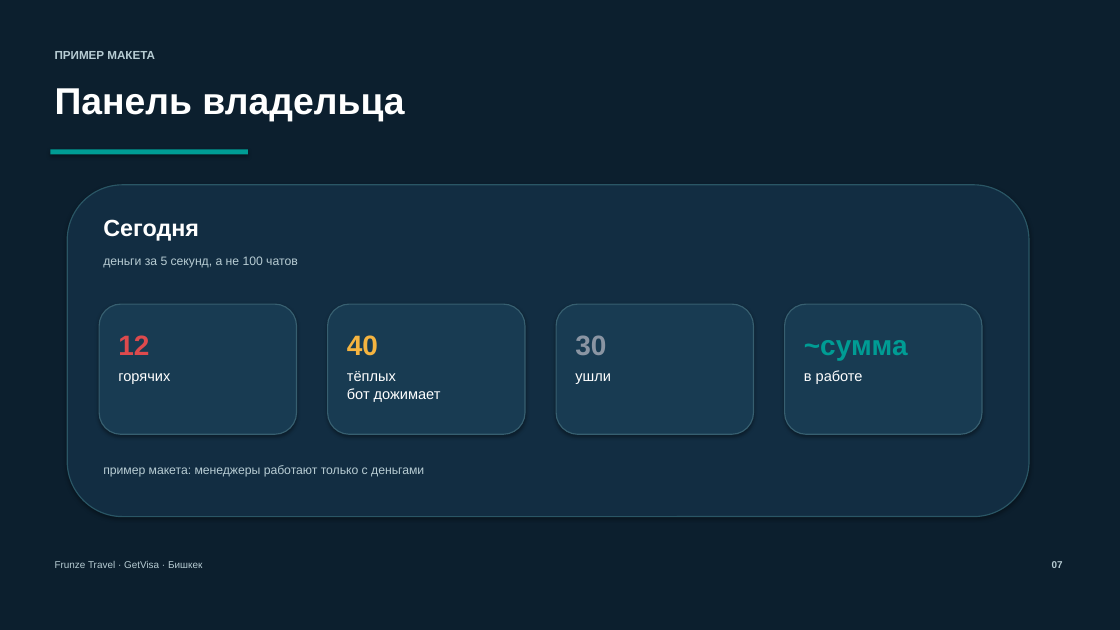
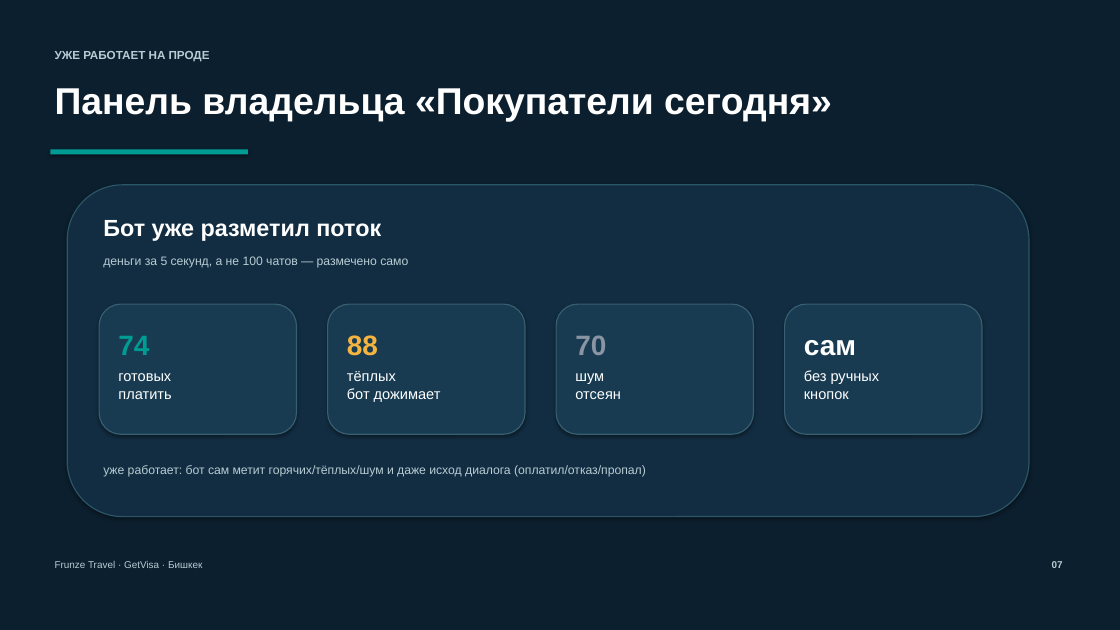
Before and after one commit to Ulfacar/frunze-travel-bot, a slide deck: slide 7 of frunze_presentation_build.pptx. Drawn at 1120x630 pixels with LibreOffice and Linux fonts; fonts in the diff are those of the drawing. Boxes give left, top, right and bottom in pixels: in the first picture for what was removed or moved away, otherwise in the second. Text is boxed around its words. In the diff, an @@ line names an element or a change of style, - is before the commit and + after.

Commit message:
Presentation + manager questions refreshed to 1-3 July data
Презентация (.pptx/.html) под реальные цифры 1-3 июля (230 диалогов,
бот сам 70%, тиры 74/88/70) + «уже работает на проде» вместо «макет».
Курированная анкета менеджерам из разбора 200 реальных вопросов клиентов
(docs/manager-questions-*.md). Ключевая находка: ~79% первых сообщений —
реклама, которую бот не видит.

```diff
--- a/frunze_presentation_build.pptx
+++ b/frunze_presentation_build.pptx
@@ text at (55,51,210,61): text changed @@
-ПРИМЕР МАКЕТА
+УЖЕ РАБОТАЕТ НА ПРОДЕ
@@ text at (55,88,832,122): text changed @@
-Панель владельца
+Панель владельца «Покупатели сегодня»
@@ text at (103,220,381,241): text changed @@
-Сегодня
+Бот уже разметил поток
@@ text at (103,256,408,268): text changed @@
-деньги за 5 секунд, а не 100 чатов
+деньги за 5 секунд, а не 100 чатов — размечено само
@@ text at (118,336,149,355): text changed; text colour #DE4A4D to #009C94 @@
-12
+74
@@ text at (347,335,378,355): text changed @@
-40
+88
@@ text at (575,335,606,355): text changed @@
-30
+70
@@ text at (804,340,856,356): text changed; text colour #009C94 to #FFFFFF @@
-~сумма
+сам
@@ text at (118,373,171,399): text changed @@
-горячих
+готовых
+платить
@@ text at (575,373,621,399): text changed @@
-ушли
+шум
+отсеян
@@ text at (804,370,880,399): text changed @@
-в работе
+без ручных
+кнопок
@@ text at (103,465,646,477): text changed @@
-пример макета: менеджеры работают только с деньгами
+уже работает: бот сам метит горячих/тёплых/шум и даже исход диалога (оплатил/отказ/пропал)
```
Also in this commit, not shown: 6 other slides changed, 3 other files.
